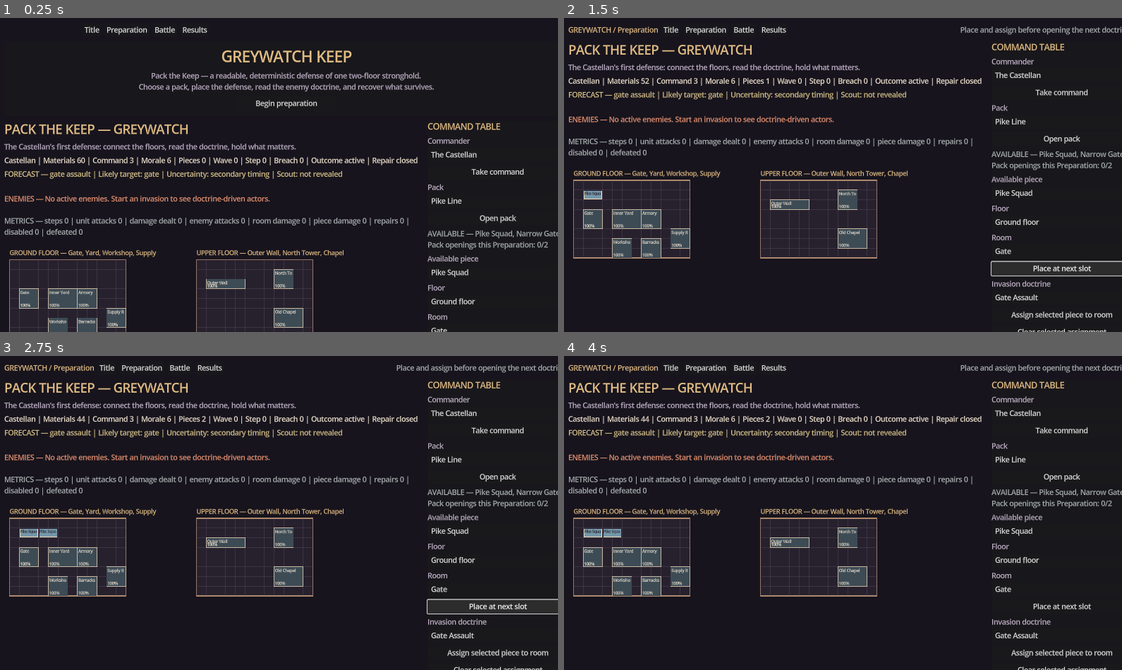
Above: before the commit, frames 1-4 (two rows, left to right).
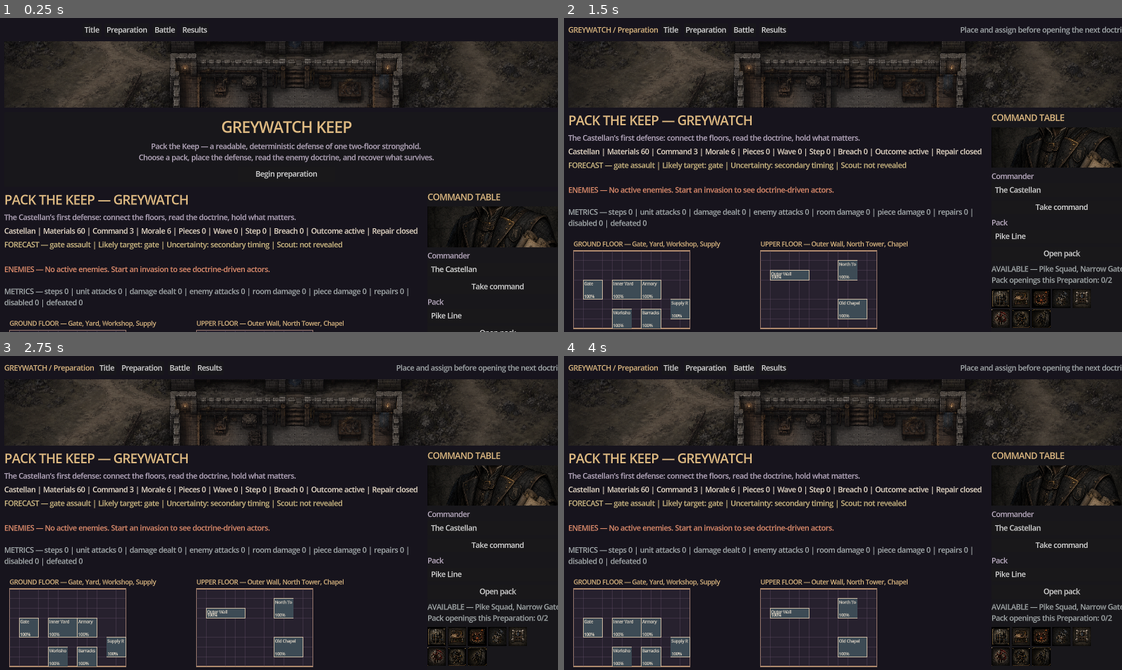
Above: after the commit, the same moments.

Repository: raphaelroshan/pack-the-keep
Game: Godot game, scene res://scenes/Main.tscn
The game is run twice, just before and just after one commit, with the same random seed, the same clock (stepped at 60 frames per second) and the same inputs.
Inputs (mouse positions are in pixels of both pictures, inside the frame that each line leads up to):
- Up to frame 1 (0.25 s): no input
- Up to frame 2 (1.5 s): click "Begin preparation" at 0.5 s; click (1060, 269) at 1.25 s, where only the run before the commit has a clickable "Place at next slot"
- Up to frame 3 (2.75 s): click (496, 607) at 2 s, where only the run before the commit has a clickable "Place at next slot"
- Up to frame 4 (4 s): click "Title" at 2.75 s; click "Begin preparation" at 3.5 s

The runs differ from the first frame. In frame 1, 23% of the frame differs, in the area x 0-100%, y 7-100%; in frame 2, 25%; in frame 3, 25%; in frame 4, 25%.

Commit message:
release: stage Greywatch internal test build

Diff:
--- a/project.godot
+++ b/project.godot
@@ -6,6 +6,7 @@
 
 [application]
 config/name="Pack the Keep"
+config/version="0.1.0-internal"
 run/main_scene="res://scenes/Main.tscn"
 config/features=PackedStringArray("4.3", "GL Compatibility")
 boot_splash/bg_color=Color(0.045, 0.04, 0.055, 1)
--- a/src/ui/main.gd
+++ b/src/ui/main.gd
@@ -1,6 +1,16 @@
 extends Control
 
 const PackKeepState = preload("res://src/core/keep_state.gd")
+const GREYWATCH_BACKGROUND = preload("res://assets/greywatch_background.png")
+const CASTELLAN_PORTRAIT = preload("res://assets/castellan_portrait.png")
+const PIKE_ICON = preload("res://assets/pike_squad_icon.png")
+const REPAIR_ICON = preload("res://assets/repair_station_icon.png")
+const FIRE_ICON = preload("res://assets/fire_team_icon.png")
+const SCOUT_ICON = preload("res://assets/scout_post_icon.png")
+const GATE_ICON = preload("res://assets/narrow_gate_icon.png")
+const RAIDER_ICON = preload("res://assets/raider_icon.png")
+const SAPPER_ICON = preload("res://assets/sapper_icon.png")
+const CLIMBER_ICON = preload("res://assets/climber_icon.png")
 
 var keep: PackKeepState
 var status_label: Label
@@ -65,6 +75,14 @@
 	menu_bar.add_child(screen_hint)
 	shell.add_child(menu_bar)
 
+	var art_banner: TextureRect = TextureRect.new()
+	art_banner.texture = GREYWATCH_BACKGROUND
+	art_banner.custom_minimum_size = Vector2(0, 150)
+	art_banner.expand_mode = TextureRect.EXPAND_IGNORE_SIZE
+	art_banner.stretch_mode = TextureRect.STRETCH_KEEP_ASPECT_COVERED
+	art_banner.modulate = Color(1.0, 1.0, 1.0, 0.78)
+	shell.add_child(art_banner)
+
 	title_card = _build_title_card()
 	shell.add_child(title_card)
 
@@ -141,6 +159,13 @@
 	panel_title.add_theme_font_size_override("font_size", 19)
 	panel_title.add_theme_color_override("font_color", Color("#e2bd84"))
 	controls.add_child(panel_title)
+	var commander_portrait: TextureRect = TextureRect.new()
+	commander_portrait.texture = CASTELLAN_PORTRAIT
+	commander_portrait.custom_minimum_size = Vector2(0, 92)
+	commander_portrait.expand_mode = TextureRect.EXPAND_IGNORE_SIZE
+	commander_portrait.stretch_mode = TextureRect.STRETCH_KEEP_ASPECT_COVERED
+	commander_portrait.tooltip_text = "The Castellan — Layered Masonry and Lockdown"
+	controls.add_child(commander_portrait)
 
 	commander_option = OptionButton.new()
 	for commander_id in PackKeepState.COMMANDERS.keys():
@@ -165,6 +190,19 @@
 	availability_label.autowrap_mode = TextServer.AUTOWRAP_WORD_SMART
 	availability_label.add_theme_color_override("font_color", Color("#aab1b2"))
 	controls.add_child(availability_label)
+	var asset_strip: VBoxContainer = VBoxContainer.new()
+	for asset_row in [[PIKE_ICON, REPAIR_ICON, FIRE_ICON, SCOUT_ICON, GATE_ICON], [RAIDER_ICON, SAPPER_ICON, CLIMBER_ICON]]:
+		var row: HBoxContainer = HBoxContainer.new()
+		row.add_theme_constant_override("separation", 4)
+		for asset in asset_row:
+			var icon: TextureRect = TextureRect.new()
+			icon.texture = asset
+			icon.custom_minimum_size = Vector2(42, 42)
+			icon.expand_mode = TextureRect.EXPAND_IGNORE_SIZE
+			icon.stretch_mode = TextureRect.STRETCH_KEEP_ASPECT_COVERED
+			row.add_child(icon)
+		asset_strip.add_child(row)
+	controls.add_child(asset_strip)
 
 	piece_option = OptionButton.new()
 	for piece_id in PackKeepState.PIECES.keys():
Binary file added: assets/castellan_portrait.png
Binary file added: assets/climber_icon.png
Binary file added: assets/fire_team_icon.png
Binary file added: assets/greywatch_background.png
Binary file added: assets/greywatch_visual_reference.png
Binary file added: assets/narrow_gate_icon.png
Binary file added: assets/pike_squad_icon.png
Binary file added: assets/raider_icon.png
Binary file added: assets/repair_station_icon.png
Binary file added: assets/sapper_icon.png
Binary file added: assets/scout_post_icon.png
Not shown, added: export_presets.cfg
(and 5 more such lines)
